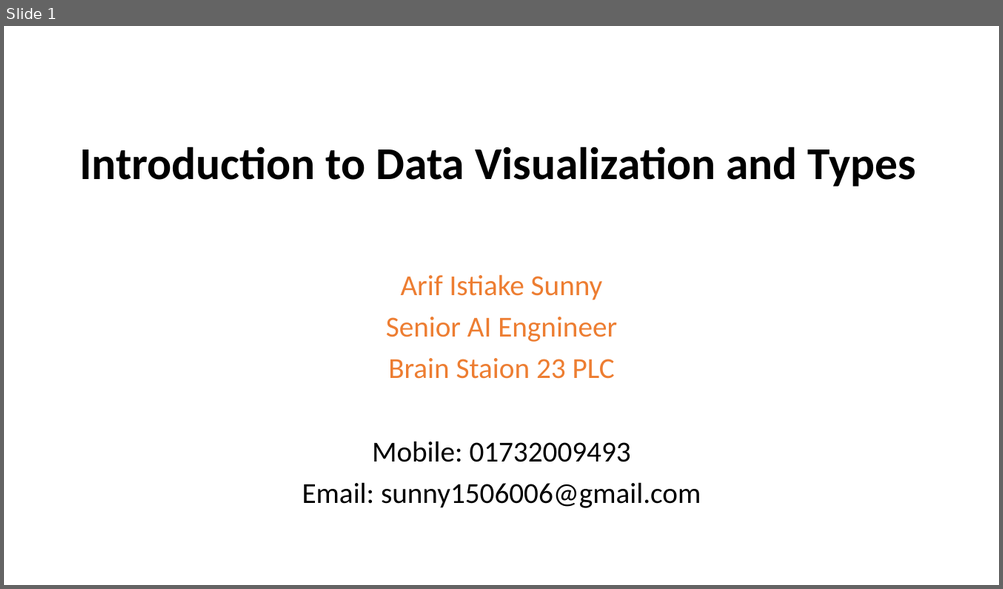
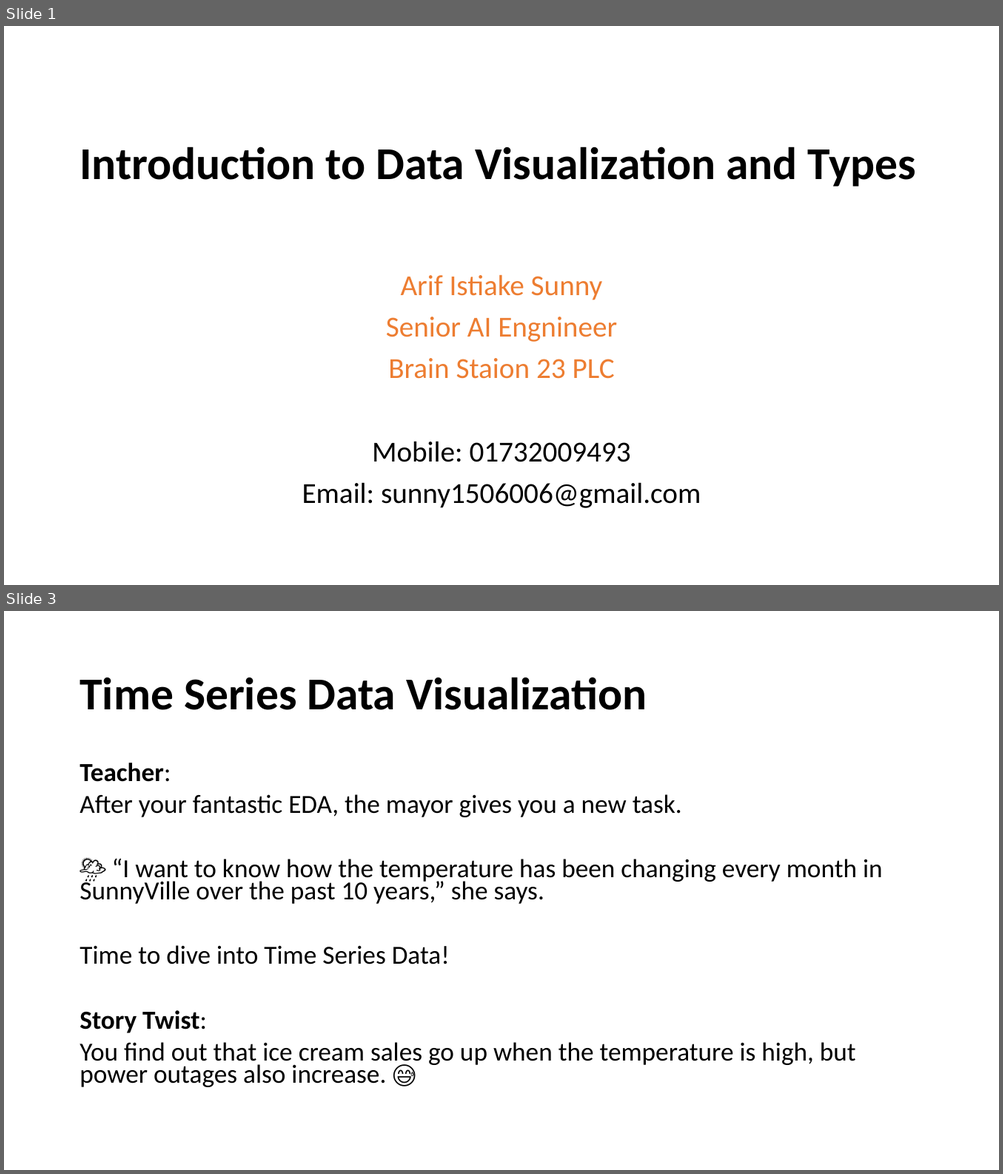
Before and after one commit to nahidniloy14/Data-Visualization, a slide deck: Introduction to Data Visualization and Types.pptx. Shown one above the other, each under a label of ours: slide 1 before the commit, slides 1 and 3 after it; the slides between them are not shown. The pictures are 1003x589 and 1003x1174 pixels, drawn with LibreOffice and Linux fonts; fonts in the diff are those of the drawing. Boxes give left, top, right and bottom in pixels: in the first picture for what was removed or moved away, otherwise in the second. Text is boxed around its words. In the diff, an @@ line names an element or a change of style, - is before the commit and + after.

Commit message:
Time Series

```diff
--- a/Introduction to Data Visualization and Types.pptx
+++ b/Introduction to Data Visualization and Types.pptx
@@ slide 3 added at bbox=[4, 611, 999, 1170], background #FFFFFF @@
@@ title added at bbox=[79, 677, 646, 710], 44 pt, text #000000, bold @@
+Time Series Data Visualization
@@ text added at bbox=[79, 763, 882, 1088], 25.2 pt, text #000000 @@
+Teacher:
+After your fantastic EDA, the mayor gives you a new task.
+🌦 “I want to know how the temperature has been changing every month in SunnyVille over the past 10 years,” she says.
+Time to dive into Time Series Data!
+Story Twist:
+You find out that ice cream sales go up when the temperature is high, but power outages also increase. 😅
```
Also in this commit, not shown: 1 slide changed, 7 other slides added, 11 slides removed, 3 other files.
